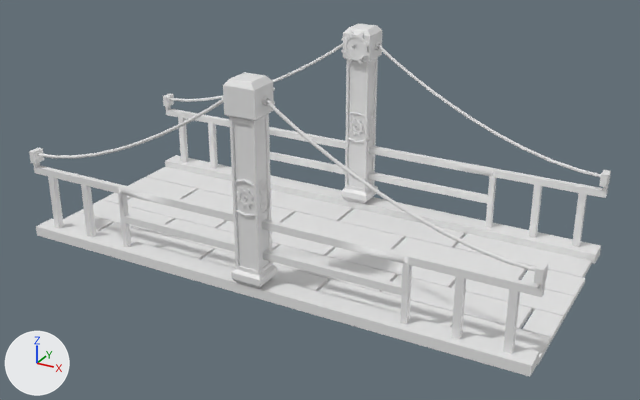
The FBX model Assets/Models/Parkour/bridge.fbx: old version first, new version second.
The view is the same before and after, from a camera (50 mm lens) standing at (-100.56, -106.63, 6.42) and looking at (-106.54, -95.76, 0.99). The axes (+X, +Y, +Z) are drawn at lower left. The lights are the same throughout. Where no turn or scale is listed for an object, it has been applied to the vertices.
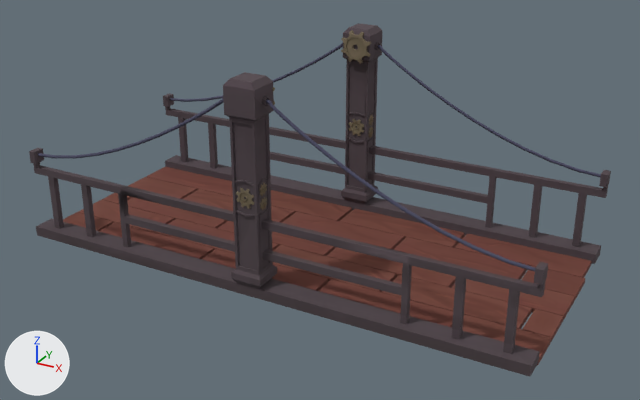
The newer file is also turned or shifted as a whole; pictures and numbers use the older file's frame.

Location of each change, (x1, y1, x2, y2) in pixels of the pictures (640 x 400 px; the box of a moved part takes in the faces that stretch with it):
part 1 of me_circle_006, moved or reshaped
    before: (351, 44, 398, 137)
    after: (350, 44, 399, 138)
part 2 of me_circle_006, moved or reshaped
    before: (240, 100, 275, 209)
    after: (240, 99, 275, 207)
part 3 of me_circle_006, recoloured
    both: (29, 23, 611, 377)

The change, as a list of edits to the scene's bpy script:
```text
Add img_bridge_png:
    img_bridge_png = load_image('bridge.png', 'bridge.png', 2048, 2048, 'sRGB')
Add mat_material_020:
    mat_material_020 = principled_material('Material.020')
    mat_material_020.texture = img_bridge_png
    mat_material_020.roughness = 1.0
Change me_circle_006:
    used by ob_circle_011; location = (-106.79, -95.56, 0.04)
    remove me_circle_006.from_pydata(...)  # 6096 vertices, 6118 faces; spans x -4.1..4.1, y -1.91..1.91, z 0.0..3.21
    add me_circle_006.from_pydata(...)  # 6102 vertices, 6108 faces; spans x -4.1..4.1, y -1.91..1.91, z 0.0..3.21
    me_circle_006 part 1: 188 vertices moved within x -0.4..0.4, y 1.51..1.86, z 1.4..2.93; 412 vertices removed from x -0.52..0.52, y 1.42..1.83, z 1.38..2.96; 416 vertices added at x -0.52..0.52, y 1.41..1.81, z 1.38..2.96
    me_circle_006 part 2: 205 vertices moved within x -0.34..0.36, y -1.86..-1.51, z 1.4..2.93; 42 vertices removed from x 0.18..0.34, y -1.71..-1.64, z 1.43..2.95; 44 vertices added at x 0.17..0.33, y -1.71..-1.64, z 1.43..2.95
    me_circle_006 part 3: 4077 faces spanning x -4.1..4.1, y -1.91..1.91, z 0.0..3.21 switch from no material to mat_material_020 (picture img_bridge_png)
```
